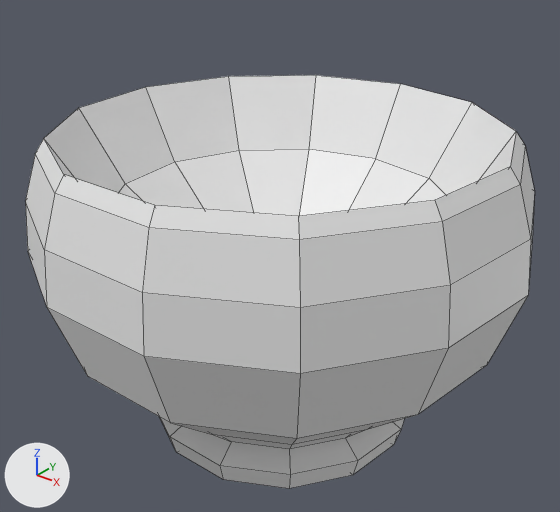
Before and after pictures for a commit that changed the Blender file SourceFiles/Blend/WallsOpti.blend.
Rendered twice from a 50 mm lens placed at (2.35, -2.96, 1.84), pointed at (0.01, -0.03, 0.02). Lighting does not change. The marker at lower left points along +X, +Y and +Z. Mesh edges are drawn as thin lines. The same objects are shown in both versions, whatever each file hides.
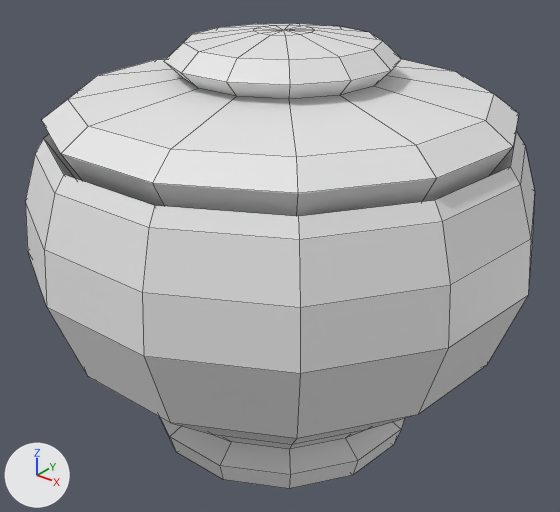
Where the change shows, as pixel boxes [x1, y1, x2, y2] in the pictures (560 x 512 px):
'Sphere', reshaped (13% taller): before [26, 75, 535, 488]; after [26, 23, 535, 488]
part 1 of me_sphere, added: after [42, 23, 519, 216]

Patch to the scene script:
```diff
--- a/SourceFiles/Blend/WallsOpti.blend.py
+++ b/SourceFiles/Blend/WallsOpti.blend.py
@@ me_sphere @@
 # used by ob_sphere; location = (0.0, 0.0, 0.0)
-me_sphere.from_pydata(...)  # 132 vertices, 143 faces; spans x -1.3..1.3, y -1.27..1.3, z -1.0..0.73
+me_sphere.from_pydata(...)  # 224 vertices, 234 faces; spans x -1.3..1.3, y -1.27..1.3, z -1.0..1.19
+# me_sphere part 1: a new loose piece of 92 vertices spanning x -1.14..1.14, y -1.13..1.14, z 0.41..1.19
```
